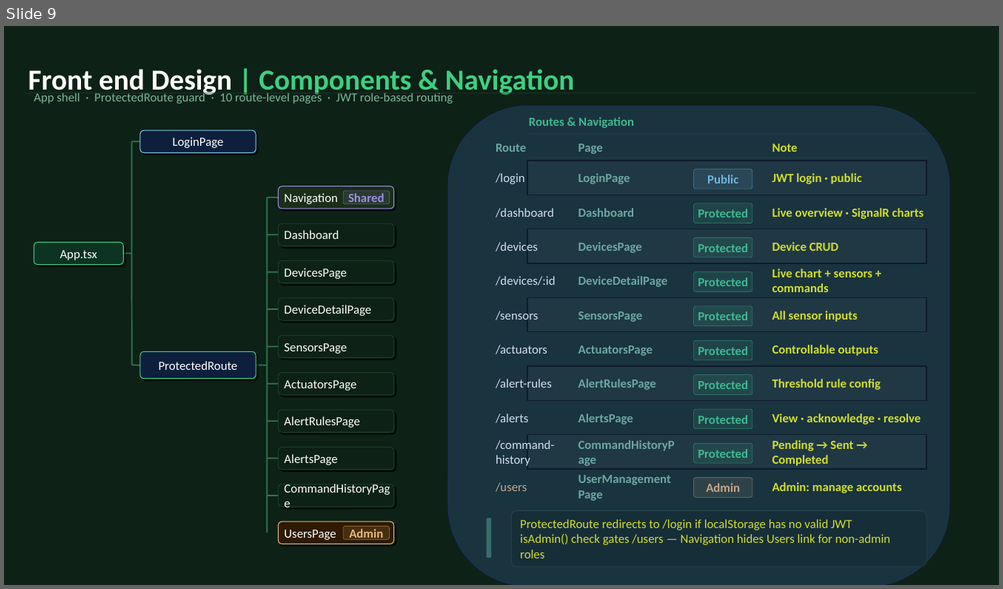
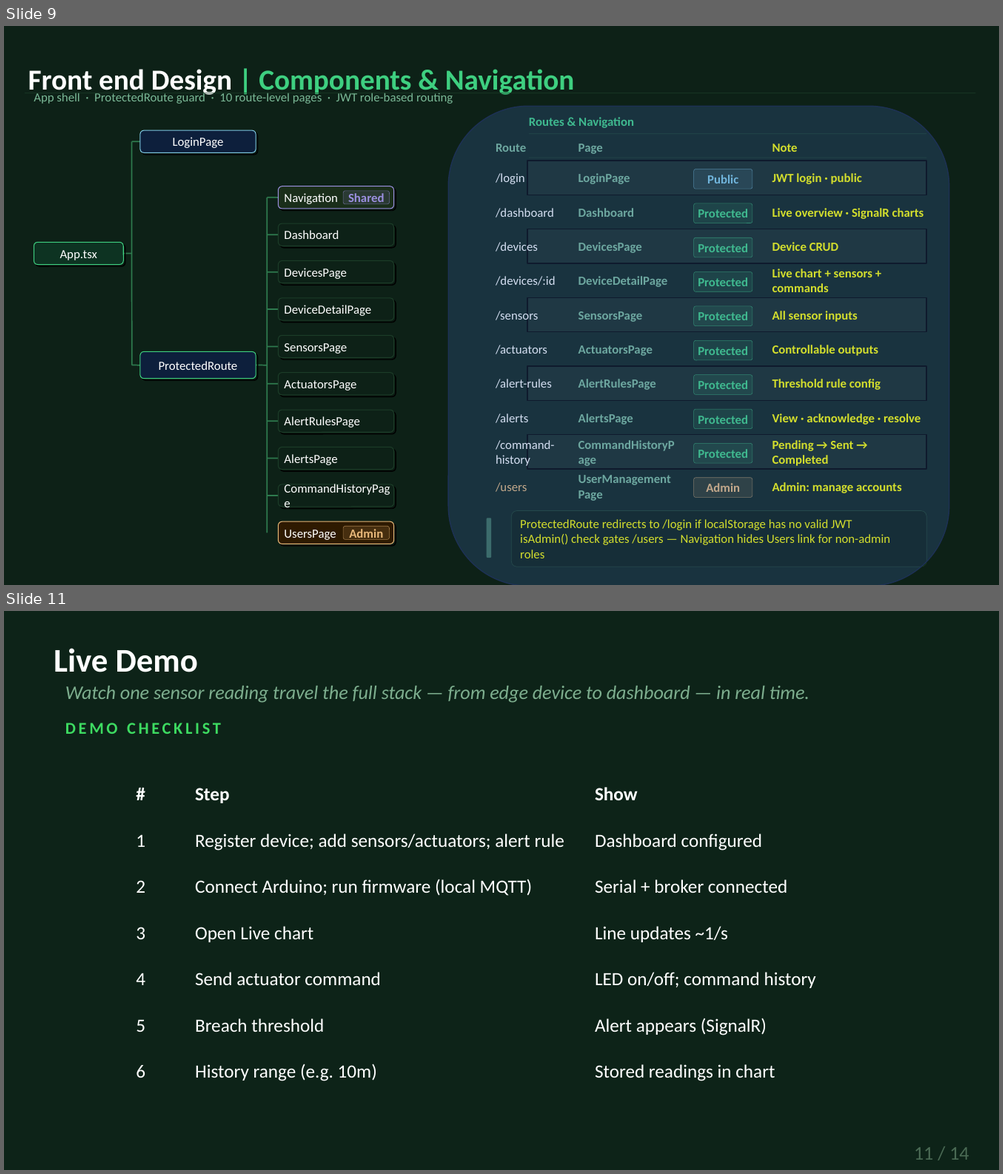
Before and after one commit to TranRTC/capstone_project, a slide deck: Documents/Presentation/Capstone Project Presentation.pptx. Shown one above the other, each under a label of ours: slide 9 before the commit, slides 9 and 11 after it; the slides between them are not shown. The pictures are 1003x589 and 1003x1174 pixels, drawn with LibreOffice and Linux fonts; fonts in the diff are those of the drawing. Boxes give left, top, right and bottom in pixels: in the first picture for what was removed or moved away, otherwise in the second. Text is boxed around its words. In the diff, an @@ line names an element or a change of style, - is before the commit and + after.

```diff
--- a/Documents/Presentation/Capstone Project Presentation.pptx
+++ b/Documents/Presentation/Capstone Project Presentation.pptx
@@ slide 11 added at (4,611,999,1170), background #0D2318 @@
@@ text added at (54,648,198,672), 32 pt, text #FFFFFF, bold @@
+Live Demo
@@ text added at (65,686,809,703), 18.7 pt, text #7DAE8E, italic @@
+Watch one sensor reading travel the full stack — from edge device to dashboard — in real time.
@@ text added at (65,723,221,734), 16 pt, text #3DDB61, bold @@
+DEMO CHECKLIST
@@ table added at (91,780,910,1104), 7 rows, 3 columns @@
+# | Step | Show
+1 | Register device; add sensors/actuators; alert rule | Dashboard configured
+2 | Connect Arduino; run firmware (local MQTT) | Serial + broker connected
+3 | Open Live chart | Line updates ~1/s
+4 | Send actuator command | LED on/off; command history
+5 | Breach threshold | Alert appears (SignalR)
+6 | History range (e.g. 10m) | Stored readings in chart
@@ text added at (913,1147,968,1160), 18.7 pt, text #4A6A54 @@
+11 / 14
```
Also in this commit, not shown: 5 slides changed, 1 other slide added, 3 slides removed, 1 other file.
